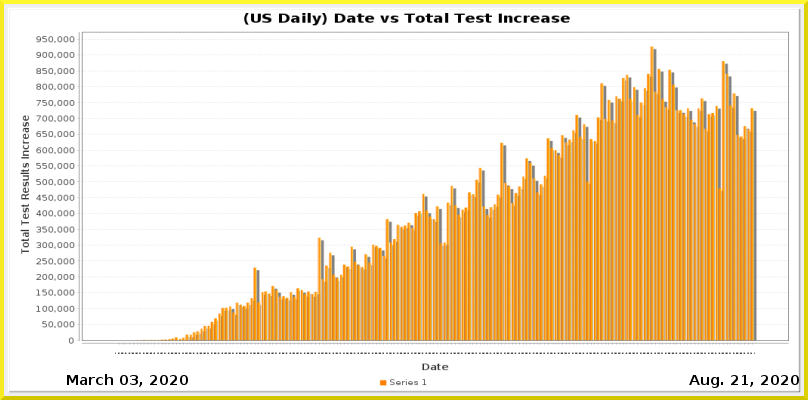
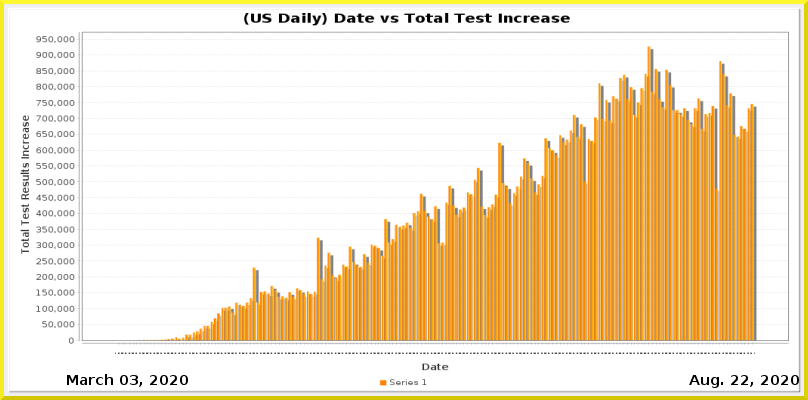
Revision of a layered 808 × 400 image; what changed, layer by layer:
painted on "Current Date" over [741, 375, 748, 385]
painted on "Date_vs_TestIncrease.png" over [136, 46, 757, 354]
